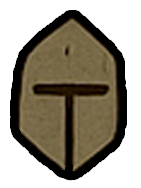
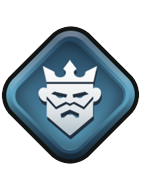
The second 141 x 188 image is a revision of the first. Changes to its layers:
added layer "Lager 3" above "Lager 1" over [1, 25, 140, 165]
hid "Lager 1" over [16, 16, 121, 174]
hid "Lager 2" over [45, 115, 91, 181]